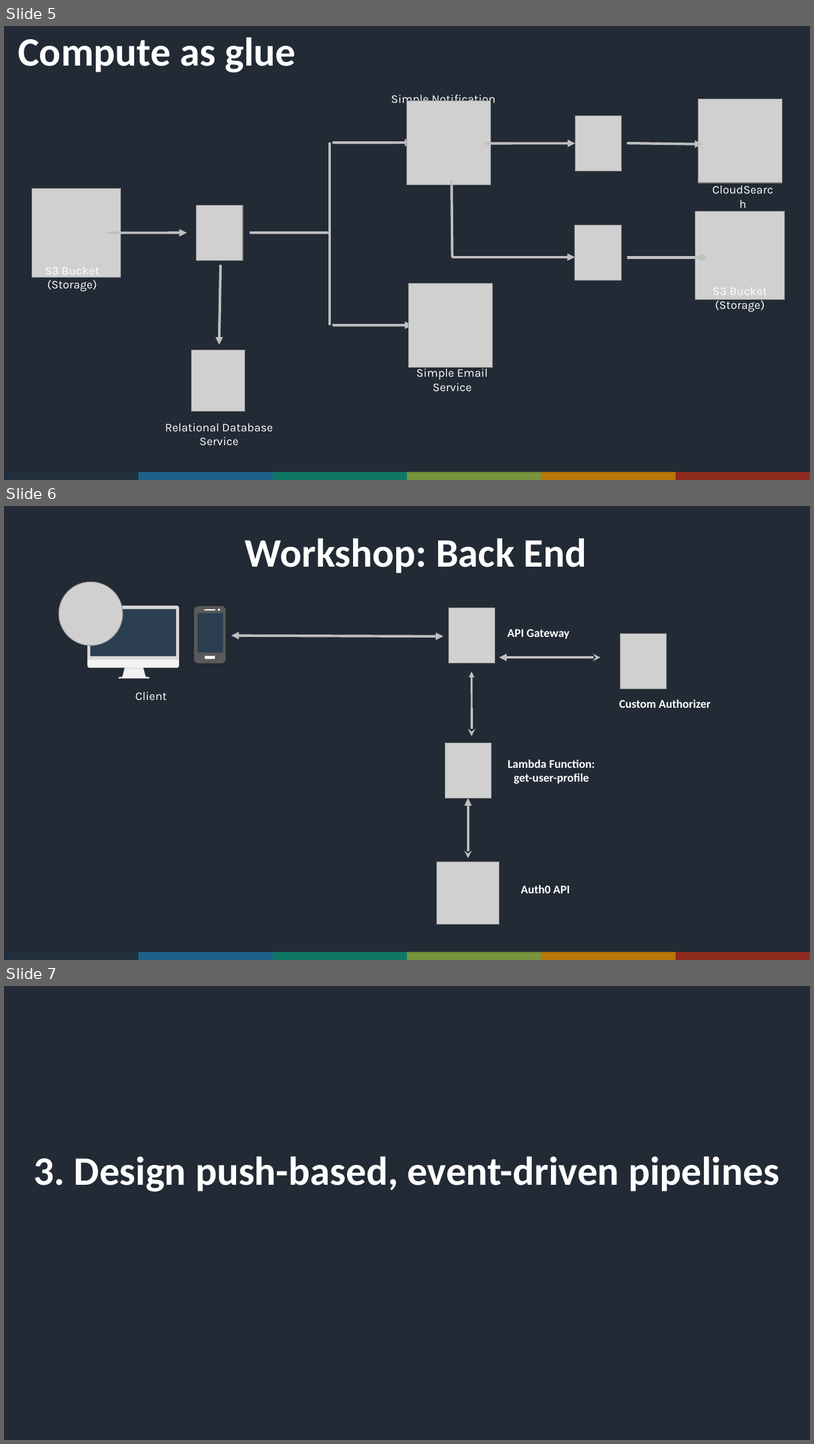
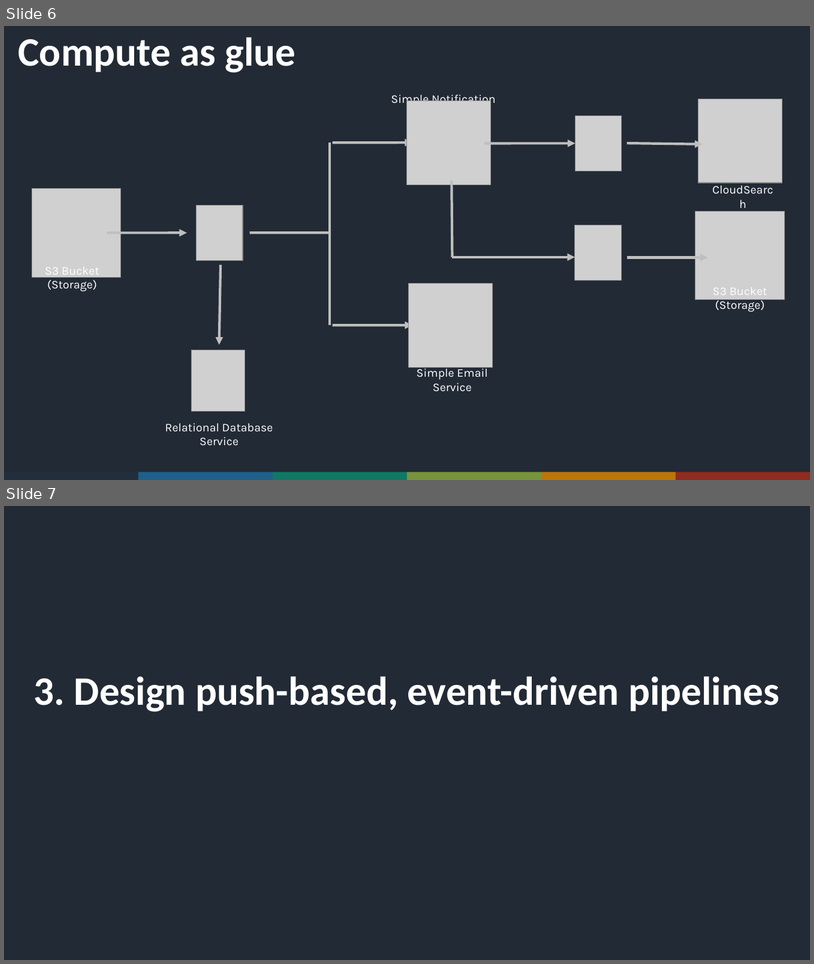
Before and after one commit to ACloudGuru/serverless-workshop, a slide deck: lesson-1/Slides.pptx. Shown one above the other, each under a label of ours: slides 5, 6 and 7 before the commit, slides 6 and 7 after it. The pictures are 814x1444 and 814x964 pixels, drawn with LibreOffice and Linux fonts; fonts in the diff are those of the drawing; grey boxes stand for pictures. Boxes give left, top, right and bottom in pixels: in the first picture for what was removed or moved away, otherwise in the second. Text is boxed around its words. In the diff, an @@ line names an element or a change of style, - is before the commit and + after.

```diff
--- a/lesson-1/Slides.pptx
+++ b/lesson-1/Slides.pptx
@@ slide 6 removed at <box>4,506,810,960</box>, background #222A35 @@
@@ text removed at <box>245,538,587,573</box> @@
-Workshop: Back End
@@ picture removed at <box>59,582,123,645</box> @@
@@ picture removed at <box>449,608,495,663</box> @@
@@ text removed at <box>507,629,569,639</box> @@
-API Gateway
@@ double arrow removed from (231, 636) to (444, 636) @@
@@ picture removed at <box>620,633,667,688</box> @@
@@ group removed at <box>87,606,179,678</box>: 4 freeform shapes, 1 rectangle @@
@@ group removed at <box>194,606,225,663</box>: 2 freeform shapes, 2 rectangles, 1 ellipse @@
@@ double arrow removed from (500, 657) to (600, 657) @@
@@ arrow removed from (472, 713) to (472, 671) @@
@@ text removed at <box>135,691,167,700</box> @@
-Client
@@ text removed at <box>620,699,711,708</box> @@
-Custom Authorizer
@@ arrow removed from (472, 708) to (472, 736) @@
@@ picture removed at <box>445,742,492,798</box> @@
@@ text removed at <box>508,759,595,784</box> @@
-Lambda Function:
-get-user-profile
@@ double arrow removed from (468, 798) to (468, 858) @@
@@ picture removed at <box>437,862,500,924</box> @@
@@ text removed at <box>521,885,570,893</box> @@
-Auth0 API
@@ group removed at <box>5,952,810,960</box>: 6 rectangles @@
@@ what was slide 5 is now slide 6 @@
```
Also in this commit, not shown: 1 slide added, 3 other files.
